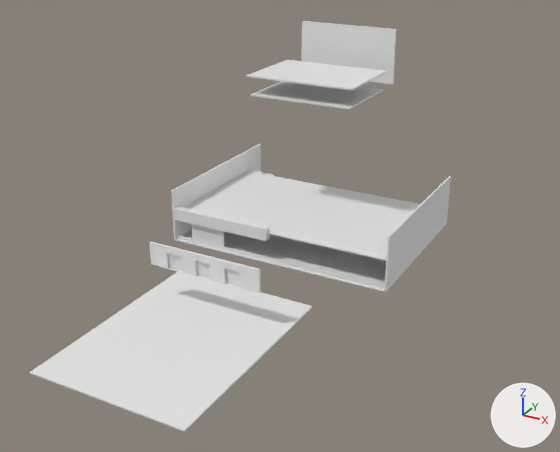
Two versions of the Blender file Card shop.blend, one commit apart.
Camera for both pictures: a camera (50 mm lens) standing at (67.8, -172.5, 89.1) and looking at (-12.4, -26.7, 16.2). The axes (+X, +Y, +Z) are drawn at lower right. The lights are the same throughout.
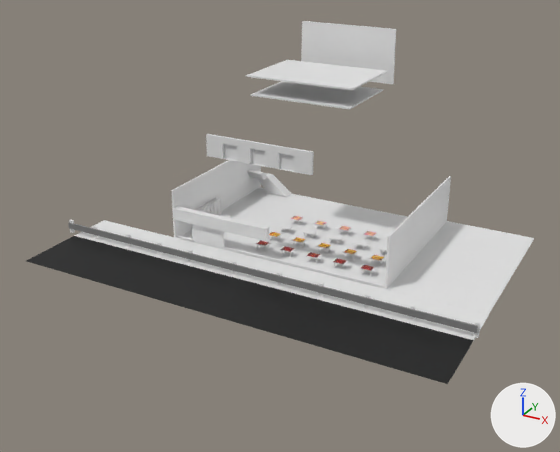
Where the change shows, as pixel boxes [x1, y1, x2, y2] in the pictures (560 x 452 px):
'Cube.001', moved, rescaled (46% wider, 24% shorter)
    before: [29, 272, 313, 432]
    after: [75, 220, 489, 341]
'Cube.009', reshaped, moved, rescaled (not visible before)
    after: [27, 236, 473, 384]
'floor2', hidden
    before: [183, 171, 420, 261]
'Cube.036', added
    after: [380, 221, 534, 314]
'Cube.047', moved
    before: [150, 242, 261, 293]
    after: [206, 134, 314, 175]
'Cube', added
    after: [68, 222, 478, 333]
'Cube.012', moved
    before: [269, 234, 384, 267]
    after: [254, 240, 377, 277]
'Plane.003', added
    after: [256, 240, 374, 271]
'playmat5', added
    after: [269, 232, 384, 260]
'Cube.019', moved (not visible before)
    after: [269, 232, 386, 266]
'Plane.001', now drawn
    after: [280, 224, 387, 250]
'Playmat2.001', added
    after: [291, 216, 376, 236]
'Cube.026', added
    after: [473, 321, 481, 338]
'Cube.035', added
    after: [409, 305, 416, 321]
'Cube.034', added
    after: [364, 294, 371, 310]
'Cube.033', added
    after: [318, 282, 324, 297]
'Cube.032', added
    after: [277, 272, 282, 287]
'Cube.031', added
    after: [188, 249, 194, 264]
'Cube.029', added
    after: [126, 234, 132, 247]
'Cube.030', added
    after: [157, 242, 163, 255]
'Cube.028', added
    after: [93, 226, 99, 239]

Diff of the bpy script that builds the scene:
```diff
--- a/Card shop.blend.py
+++ b/Card shop.blend.py
@@ me_cube_009 @@
-me_cube_009.from_pydata(...)  # 28 vertices, 26 faces; spans x -1.0..-0.04, y -1.0..1.81, z -1.0..3.55
+me_cube_009.from_pydata(...)  # 8 vertices, 6 faces; spans x -1.22..1.22, y -2.43..2.43, z -1.0..-0.98
+# me_cube_009 part 1: the whole mesh is rebuilt
+me_cube_009.materials.append(mat_street)  # black #0c0d0d
@@ ob_cube_001 @@
 ob_cube_001 = bpy.data.objects.new('Cube.001', me_cube_001)
-ob_cube_001.location = (-20.0, -56.9, 15.3)
-ob_cube_001.scale = (15.4, 15.4, 15.4)
+ob_cube_001.location = (-20.0, -22.9, 15.9)
+ob_cube_001.scale = (45.5, 3.71, 15.4)
@@ ob_cube_009 @@
 ob_cube_009 = bpy.data.objects.new('Cube.009', me_cube_009)
-ob_cube_009.location = (-48.8, -5.8, 1.2)
+ob_cube_009.location = (-20.0, -38.1, 15.9)
+ob_cube_009.scale = (45.5, 3.71, 15.4)
@@ ob_cube_010 @@
 ob_cube_010 = bpy.data.objects.new('Cube.010', me_cube_011)
-ob_cube_010.location = (-48.7, -3.0, 1.2)
+ob_cube_010.location = (-24.8, -27.4, 2.6)
+ob_cube_010.scale = (0.507, 0.377, 1.77)
@@ ob_floor2 @@
 ob_floor2.scale = (2.22, 2.36, 1.02)
+ob_floor2.hide_set(True)
@@ ob_cube_047 @@
 ob_cube_047 = bpy.data.objects.new('Cube.047', me_cube_051)
-ob_cube_047.location = (-11.2, -45.1, 10.6)
+ob_cube_047.location = (-11.2, -20.8, 29.6)
 ob_cube_047.rotation_euler = (0.0, 0.0, -1.571)  # degrees (0, 0, -90)
@@ ob_cube_012 @@
 ob_cube_012 = bpy.data.objects.new('Cube.012', me_cube_017)
-ob_cube_012.location = (-26.4, -4.4, 2.1)
+ob_cube_012.location = (-26.4, -10.8, 2.1)
 ob_cube_012.scale = (1.88, 1.22, 0.055)
@@ ob_cube_019 @@
 ob_cube_019 = bpy.data.objects.new('Cube.019', me_cube_032)
-ob_cube_019.location = (-26.4, 2.0, 2.1)
+ob_cube_019.location = (-26.4, -4.3, 2.1)
 ob_cube_019.scale = (1.88, 1.22, 0.055)
@@ ob_plane_001 @@
 ob_plane_001 = bpy.data.objects.new('Plane.001', me_plane_001)
-ob_plane_001.location = (-15.0, -3.9, 2.1)
+ob_plane_001.location = (3.7, 2.7, 2.2)
 ob_plane_001.rotation_euler = (0.0, 0.0, -3.142)  # degrees (0, 0, -180)
 ob_plane_001.scale = (1.38, 0.593, 0.395)
+_m = ob_plane_001.modifiers.new('Array', 'ARRAY')
+_m.count = 5
+_m.relative_offset_displace = (2.71, 0.0, 0.0)
 ob_plane_001.hide_set(True)  # its collection is switched off
@@ ob_cube_035 @@
+ob_cube_035 = bpy.data.objects.new('Cube.035', me_cube_043)  # a box spanning x -1.0..1.0, y -1.0..1.0, z -1.0..1.0
+ob_cube_035.location = (21.3, -27.4, 2.6)
+ob_cube_035.scale = (0.507, 0.377, 1.77)
@@ ob_cube_034 @@
+ob_cube_034 = bpy.data.objects.new('Cube.034', me_cube_043.copy())
+ob_cube_034.location = (10.6, -27.4, 2.6)
+ob_cube_034.scale = (0.507, 0.377, 1.77)
@@ ob_cube_033 @@
+ob_cube_033 = bpy.data.objects.new('Cube.033', me_cube_043.copy())
+ob_cube_033.location = (-1.1, -27.4, 2.6)
+ob_cube_033.scale = (0.507, 0.377, 1.77)
@@ ob_cube_032 @@
+ob_cube_032 = bpy.data.objects.new('Cube.032', me_cube_043.copy())
+ob_cube_032.location = (-12.3, -27.4, 2.6)
+ob_cube_032.scale = (0.507, 0.377, 1.77)
@@ ob_cube_031 @@
+ob_cube_031 = bpy.data.objects.new('Cube.031', me_cube_043.copy())
+ob_cube_031.location = (-38.0, -27.4, 2.6)
+ob_cube_031.scale = (0.507, 0.377, 1.77)
@@ ob_cube_030 @@
+ob_cube_030 = bpy.data.objects.new('Cube.030', me_cube_043.copy())
+ob_cube_030.location = (-47.7, -27.4, 2.6)
+ob_cube_030.scale = (0.507, 0.377, 1.77)
@@ ob_cube_029 @@
+ob_cube_029 = bpy.data.objects.new('Cube.029', me_cube_043.copy())
+ob_cube_029.location = (-57.9, -27.4, 2.6)
+ob_cube_029.scale = (0.507, 0.377, 1.77)
@@ ob_cube_028 @@
+ob_cube_028 = bpy.data.objects.new('Cube.028', me_cube_043.copy())
+ob_cube_028.location = (-69.2, -27.4, 2.6)
+ob_cube_028.scale = (0.507, 0.377, 1.77)
@@ ob_cube_026 @@
+ob_cube_026 = bpy.data.objects.new('Cube.026', me_cube_043.copy())
+ob_cube_026.location = (35.7, -27.4, 2.6)
+ob_cube_026.scale = (0.507, 0.377, 1.77)
@@ ob_cube @@
+ob_cube = bpy.data.objects.new('Cube', me_cube)  # a box spanning x -1.0..1.0, y -1.0..1.0, z -1.0..1.0; in mat_bar (grey #828282)
+ob_cube.location = (-21.2, -27.9, 3.0)
+ob_cube.scale = (57.1, 0.236, 0.821)
@@ ob_playmat5 @@
+ob_playmat5 = bpy.data.objects.new('playmat5', me_plane_012)  # 8 vertices, 2 faces; spans x -1.0..1.0, y -1.0..2.76, z 0.0; in mat_playmat5 (picture img_vgvc_playmat_th_1_png); modifiers ARRAY
+ob_playmat5.location = (3.6, -3.8, 2.2)
+ob_playmat5.rotation_euler = (0.0, 0.0, -3.142)  # degrees (0, 0, -180)
+ob_playmat5.scale = (1.38, 0.593, 0.395)
@@ ob_plane_003 @@
+ob_plane_003 = bpy.data.objects.new('Plane.003', me_plane_010)  # 8 vertices, 2 faces; spans x -1.0..1.0, y -1.0..2.88, z 0.0; in mat_playmat4 (picture img_vgv_shinemon_playmat_th_2_png); modifiers ARRAY
+ob_plane_003.location = (3.6, -10.2, 2.2)
+ob_plane_003.rotation_euler = (0.0, 0.0, -3.142)  # degrees (0, 0, -180)
+ob_plane_003.scale = (1.38, 0.593, 0.395)
@@ ob_playmat2_001 @@
+ob_playmat2_001 = bpy.data.objects.new('Playmat2.001', me_plane_004)  # 8 vertices, 2 faces; spans x -1.0..1.0, y -1.0..2.95, z 0.0; in mat_playmat2 (picture img_vgvc_playmat_th_2_png); modifiers ARRAY
+ob_playmat2_001.location = (3.7, 9.3, 2.2)
+ob_playmat2_001.rotation_euler = (0.0, 0.0, -3.142)  # degrees (0, 0, -180)
+ob_playmat2_001.scale = (1.38, 0.593, 0.395)
@@ ob_cube_036 @@
+ob_cube_036 = bpy.data.objects.new('Cube.036', me_cube_001.copy())  # the mesh of ob_cube_001
+ob_cube_036.location = (22.5, 6.8, 15.9)
+ob_cube_036.scale = (10.7, 14.1, 15.4)
```
